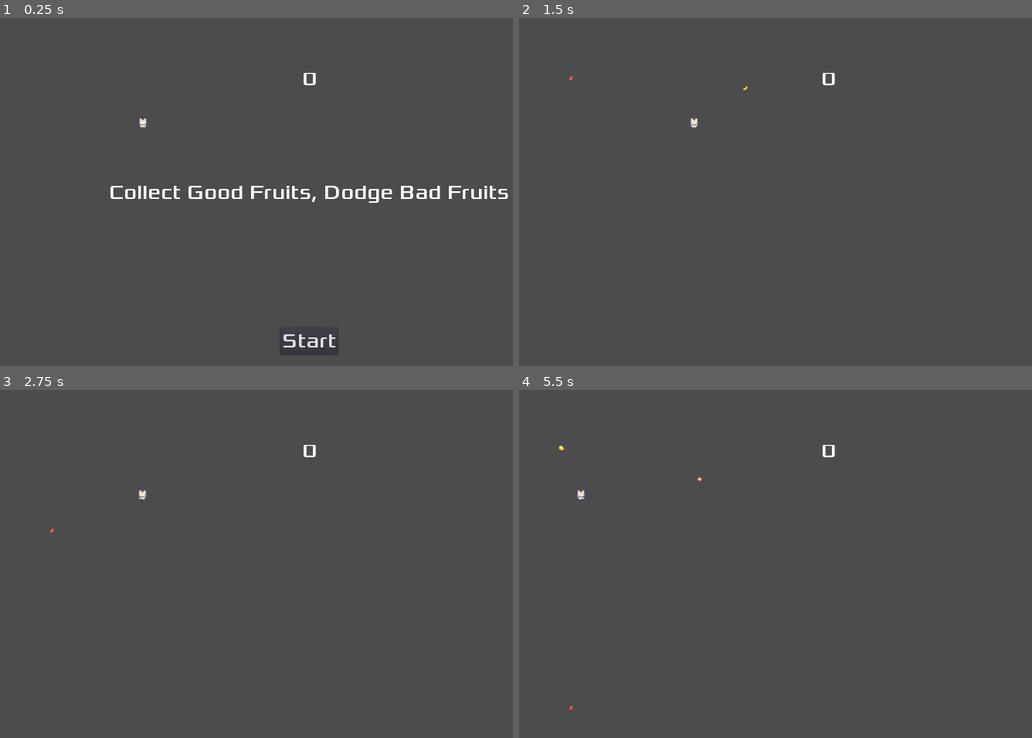
Above: before the commit, frames 1-4 (two rows, left to right).
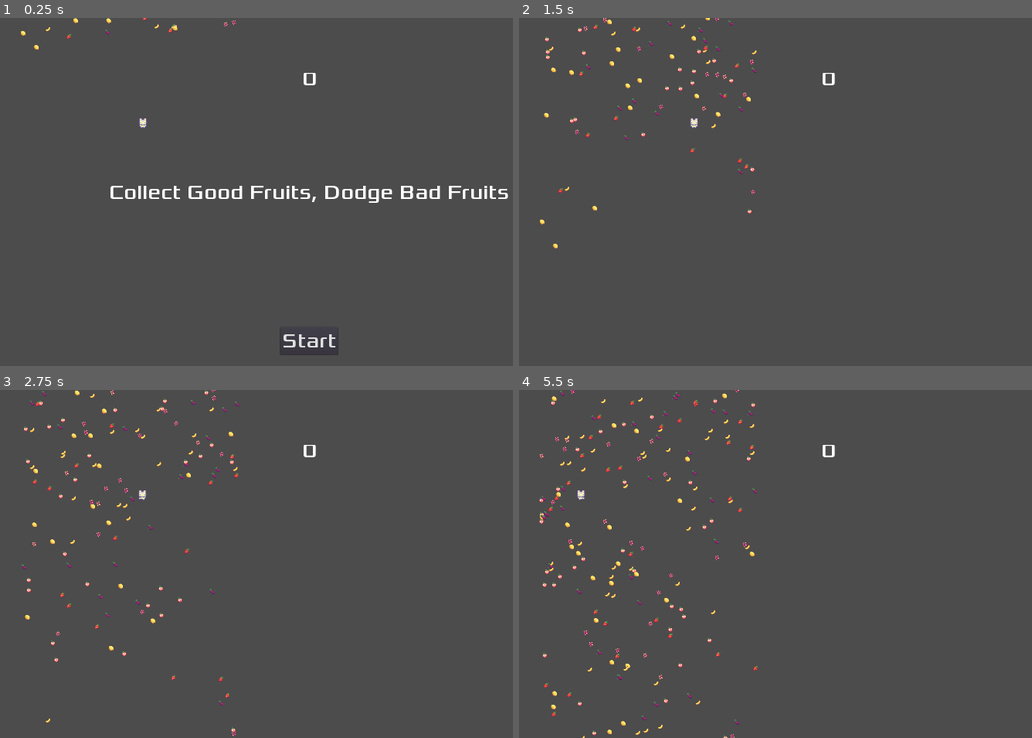
Above: after the commit, the same moments.

Repository: ColinKYuen/BQ-Game-Jam
Game: Godot game, scene res://Scenes/Main.tscn
The game is run twice, just before and just after one commit, with the same random seed, the same clock (stepped at 60 frames per second) and the same inputs.
Inputs:
- Up to frame 1 (0.25 s): no input
- Up to frame 2 (1.5 s): click "Start" at 0.5 s; hold D (move_right) from 1.28 s (still down)
- Up to frame 3 (2.75 s): release D (move_right) at 2.03 s; hold Left (move_left) from 2.03 s (still down)
- Up to frame 4 (5.5 s): release Left (move_left) at 2.78 s; hold D (move_right) 2.78-4.28 s; hold Left (move_left) from 4.28 s (still down)

The runs differ from the first frame. In frame 1, 0.1% of the frame differs, in the area x 4-47%, y 0-10%; in frame 2, 0.7%; in frame 3, 1.0%; in frame 4, 1.6%, in the area x 3-47%, y 0-100%.
Error before the commit: Invalid get index '6' (on base: 'Array'). (res://Scripts/Main.gd:43)

Commit message:
fixed error with fruit falling

Diff:
--- a/Scripts/Main.gd
+++ b/Scripts/Main.gd
@@ -23,19 +23,18 @@
 func new_game():
 
 	rng.randomize()
+	rnd.randomize()
+	shapes=[obj_fruit1,obj_fruit2,obj_fruit3,obj_fruit4,obj_fruit5,obj_fruit6,obj_fruit7]
 	spawn(rng.randf_range(64, window_width - 64), rng.randf_range(100, 500))
 
 func _process(delta):
 	pass
 
-	shapes=[obj_fruit1,obj_fruit2,obj_fruit3,obj_fruit4,obj_fruit5,obj_fruit6,obj_fruit7]
-
 	timer += delta
 	if timer > 1:
-		rng.randomize()
 		timer = 0
 
-		spawn(rng.randf_range(64, window_width - 64), rng.randf_range(100, 500))
+	spawn(rng.randf_range(64, window_width - 64), rng.randf_range(100, 500))
 
 func spawn(location: float, speed: float):
 #TODO: fix array index 0 throwing error
